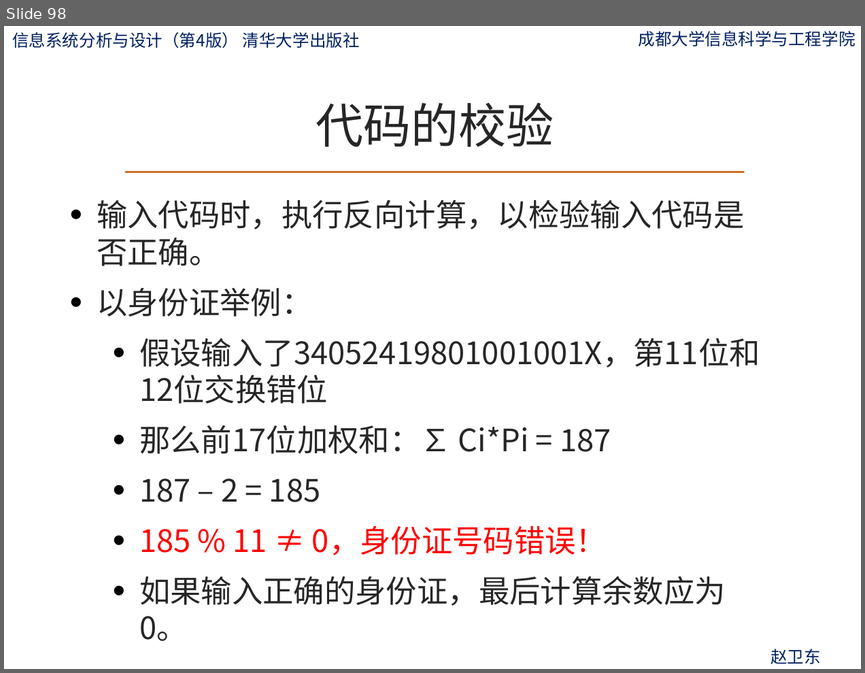
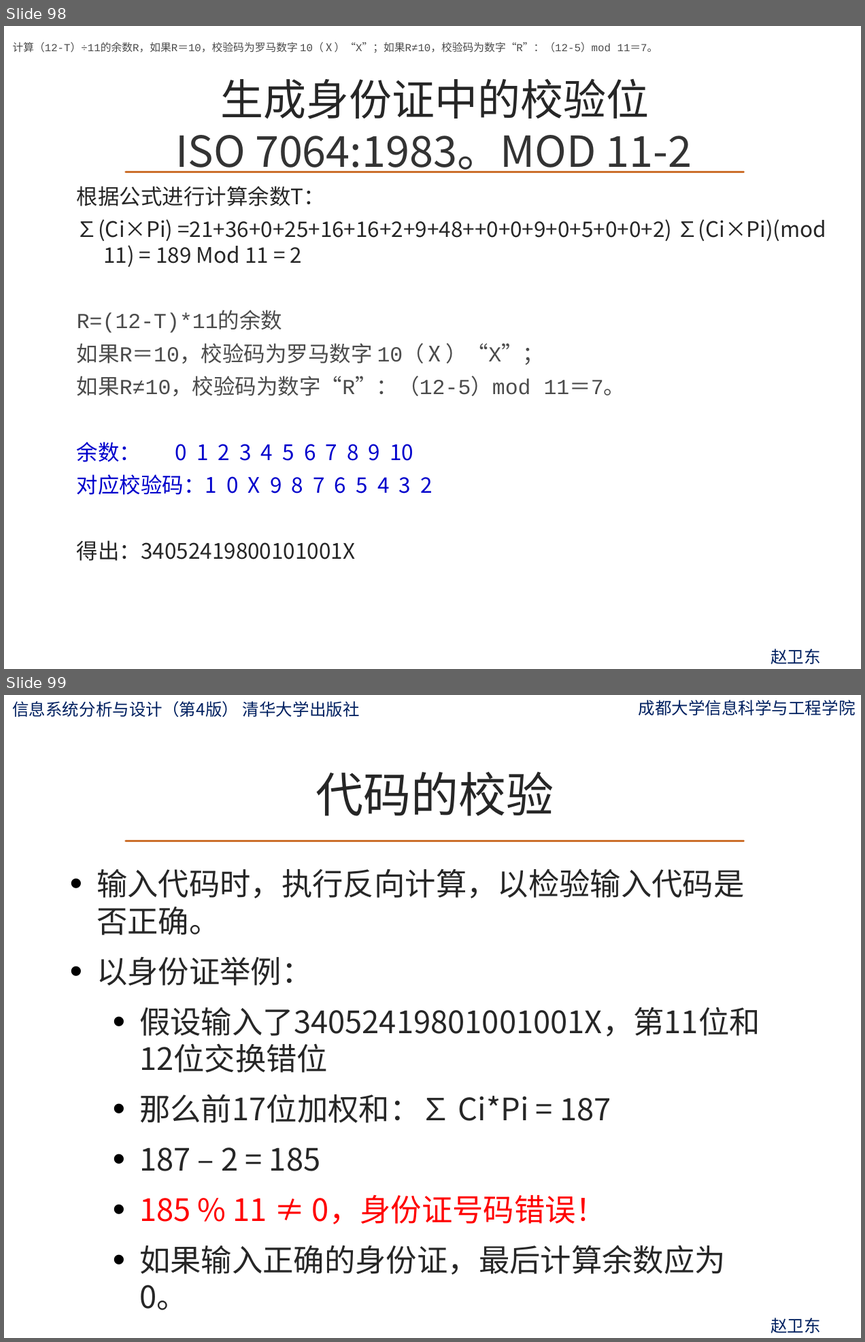
Before and after one commit to zwdcdu/is_analysis, a slide deck: ppt/第11章-系统详细设计.pptx. Shown one above the other, each under a label of ours: slide 98 before the commit, slides 98 and 99 after it. The pictures are 865x673 and 865x1342 pixels, drawn with LibreOffice and Linux fonts; fonts in the diff are those of the drawing; background and template pictures are left out. Boxes give left, top, right and bottom in pixels: in the first picture for what was removed or moved away, otherwise in the second. Text is boxed around its words. In the diff, an @@ line names an element or a change of style, - is before the commit and + after.

```diff
--- a/ppt/第11章-系统详细设计.pptx
+++ b/ppt/第11章-系统详细设计.pptx
@@ slide 98 added at (4,26,861,669), background picture (left out); not listed: 4 template elements that a slide beside it also shows @@
@@ text added at (13,42,658,53), 9 pt, text #4B4B4B @@
+计算（12-T）÷11的余数R，如果R＝10，校验码为罗马数字 10（Ⅹ）“X”；如果R≠10，校验码为数字“R”：（12-5）mod 11＝7。
@@ title added at (175,78,692,173), 36 pt, text #333333 @@
+生成身份证中的校验位
+ISO 7064:1983。MOD 11-2
@@ text added at (77,186,826,560), 18 pt, text #262626 @@
+根据公式进行计算余数T：
+∑(Ci×Pi) =21+36+0+25+16+16+2+9+48++0+0+9+0+5+0+0+2) ∑(Ci×Pi)(mod 11) = 189 Mod 11 = 2
+R=(12-T)*11的余数
+如果R＝10，校验码为罗马数字 10（Ⅹ）“X”；
+如果R≠10，校验码为数字“R”：（12-5）mod 11＝7。
+余数： 0 1 2 3 4 5 6 7 8 9 10
+对应校验码：1 0 X 9 8 7 6 5 4 3 2
+得出：34052419800101001X
@@ what was slide 98 is now slide 99 @@
```
Also in this commit, not shown: 3 slides changed.
